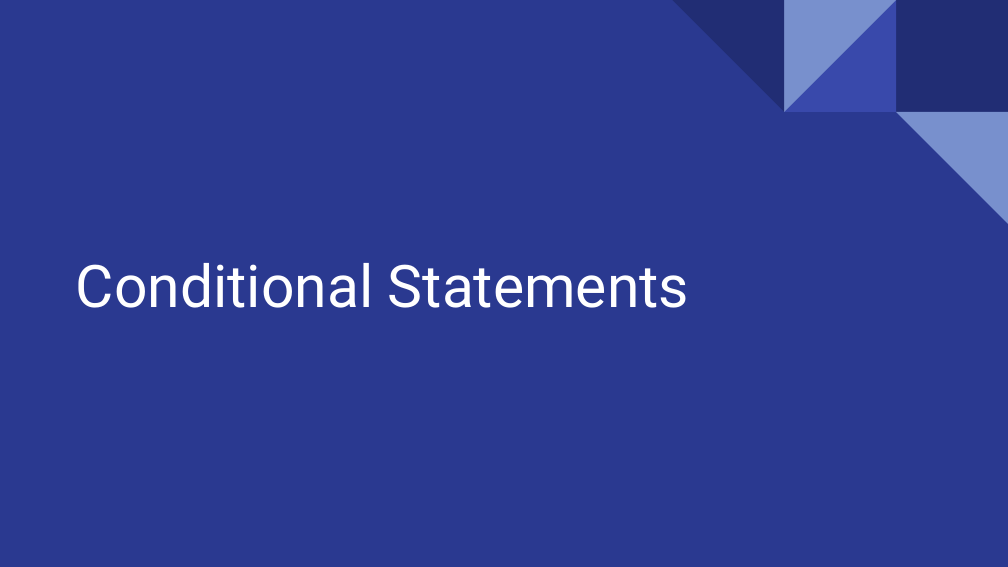
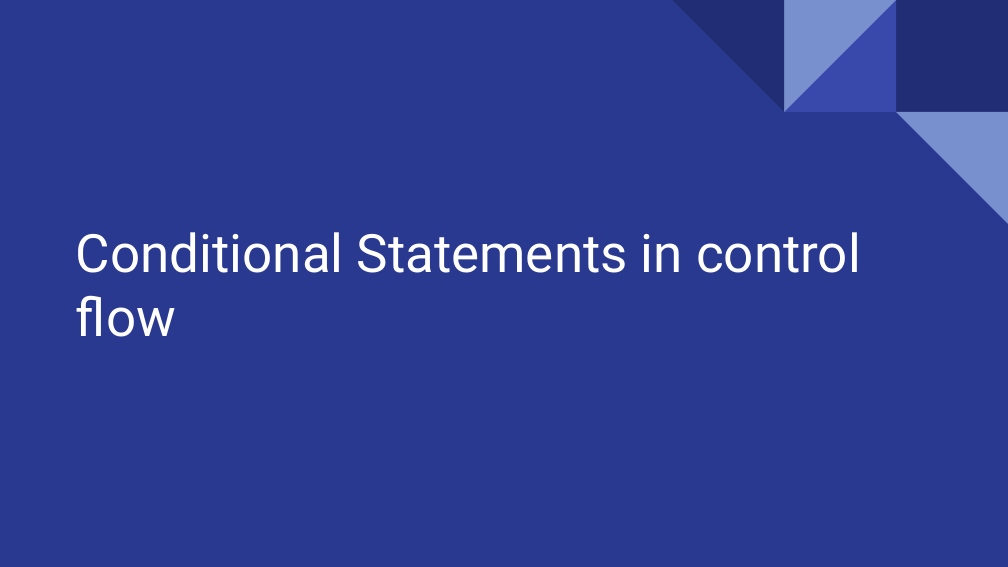
Before and after one commit to wg-training/wg-python-for-data-science-fundamental, a slide deck: slide 6 of slides/06 - Python Control Flows - Conditional Statement.pptx. Drawn at 1008x567 pixels with LibreOffice and Linux fonts; fonts in the diff are those of the drawing. Boxes give left, top, right and bottom in pixels: in the first picture for what was removed or moved away, otherwise in the second. Text is boxed around its words. In the diff, an @@ line names an element or a change of style, - is before the commit and + after.

Commit message:
update slide 06

```diff
--- a/slides/06 - Python Control Flows - Conditional Statement.pptx
+++ b/slides/06 - Python Control Flows - Conditional Statement.pptx
@@ title at (x1=76, y1=232, x2=861, y2=337): text changed; size 42 to 37.8 pt @@
-Conditional Statements
+Conditional Statements in control flow
```
Also in this commit, not shown: 2 other slides changed, 1 other file.
